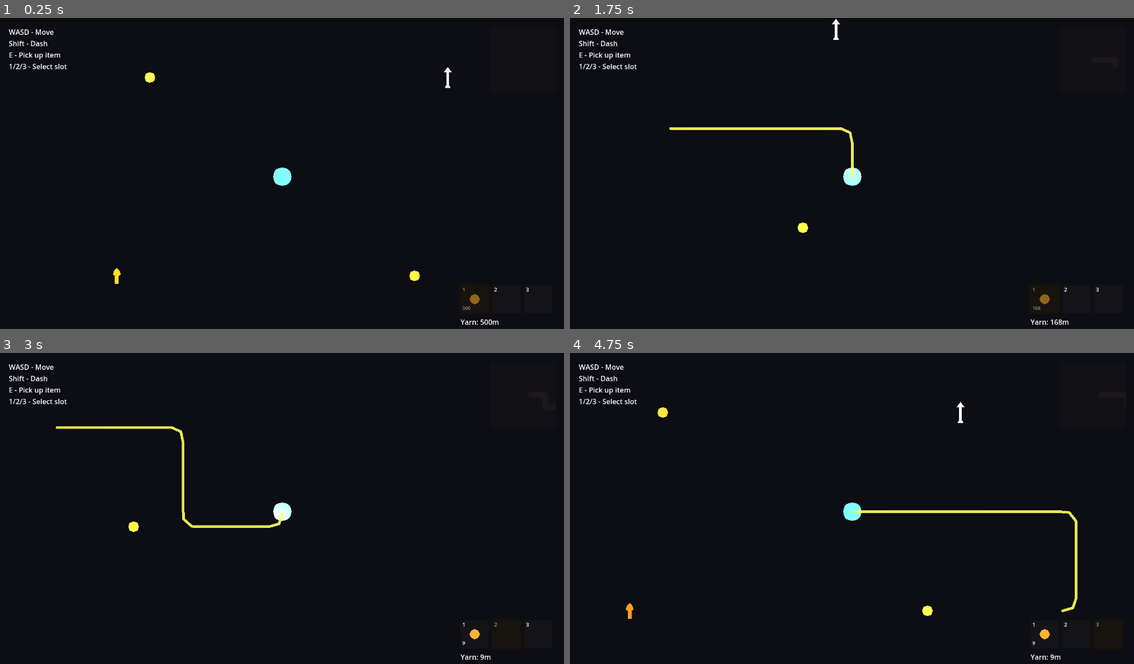
Above: before the commit, frames 1-4 (two rows, left to right).
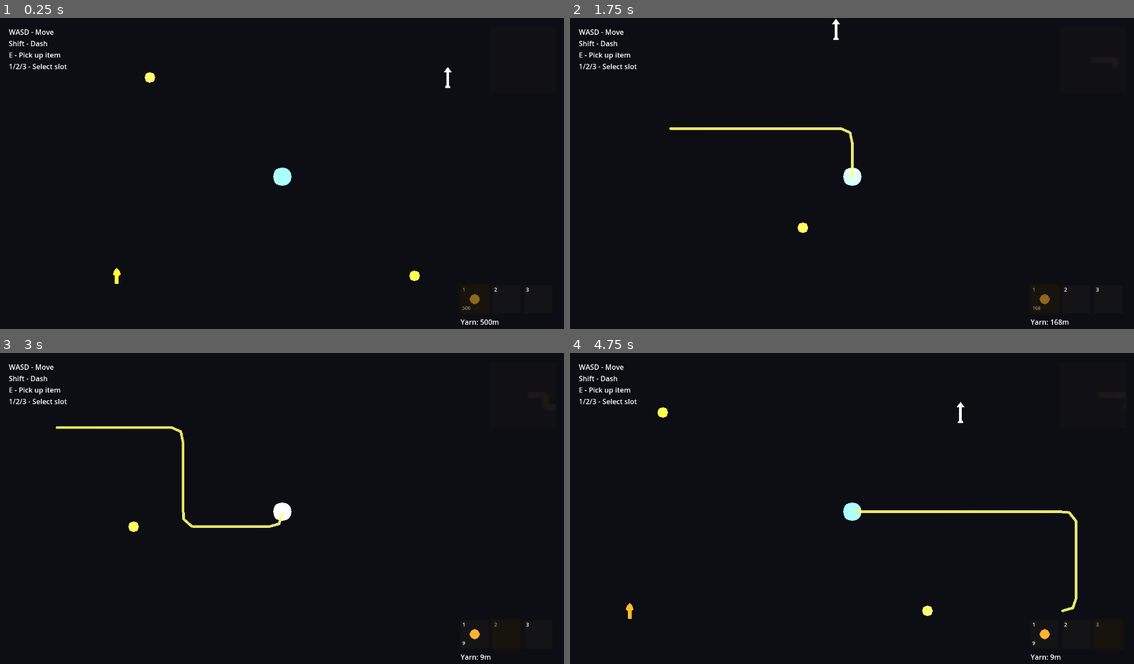
Above: after the commit, the same moments.

Repository: andye132/minos
Game: Godot game, scene res://scenes/main.tscn
Same seed, same stepped clock (60 frames per second), same inputs: the game is played once before the commit and once after it.
Inputs:
- Up to frame 1 (0.25 s): no input
- Up to frame 2 (1.75 s): tap Enter at 0.5 s; hold D (move_right) 0.53-1.28 s; tap Shift (dash) at 0.6 s; hold S (move_down) from 1.28 s (still down); tap E (interact) at 1.35 s
- Up to frame 3 (3 s): release S (move_down) at 2.03 s; hold D (move_right) 2.03-2.78 s; tap 1 (slot_1) at 2.1 s; hold W (move_up) from 2.78 s (still down); tap 2 (slot_2) at 2.85 s
- Up to frame 4 (4.75 s): release W (move_up) at 3.53 s; hold A (move_left) from 3.53 s (still down); tap 3 (slot_3) at 3.6 s; tap Shift (dash) at 4.35 s

The runs differ from the first frame. In frame 1, 0.2% of the frame differs, in the area x 20-52%, y 17-86%; in frame 2, 0.1%; in frame 3, less than 0.1%; in frame 4, 0.6%, in the area x 9-90%, y 48-86%.

Commit message:
Light rays n this is to pull bette

Diff:
--- a/scenes/player.tscn
+++ b/scenes/player.tscn
@@ -1,17 +1,26 @@
-[gd_scene load_steps=3 format=3 uid="uid://player123"]
+[gd_scene load_steps=7 format=3 uid="uid://player123"]
 
-[ext_resource type="Script" path="res://scripts/player.gd" id="1_player"]
-[ext_resource type="Script" path="res://scripts/inventory.gd" id="2_inventory"]
+[ext_resource type="Script" uid="uid://bvixxpfba26ot" path="res://scripts/player.gd" id="1_player"]
+[ext_resource type="Script" uid="uid://swx1dn8cm5tt" path="res://scripts/inventory.gd" id="2_inventory"]
 
 [sub_resource type="CircleShape2D" id="CircleShape2D_player"]
 radius = 16.0
+
+[sub_resource type="Gradient" id="Gradient_g2els"]
+offsets = PackedFloat32Array(0.2, 0.21333334, 1)
+colors = PackedColorArray(0.9396552, 0.9396552, 0.9396552, 1, 1, 1, 1, 1, 0, 0, 0, 1)
+
+[sub_resource type="GradientTexture2D" id="GradientTexture2D_qhqgy"]
+gradient = SubResource("Gradient_g2els")
+fill = 1
+fill_from = Vector2(0.5, 0.4906542)
+fill_to = Vector2(0.5, 0)
 
 [sub_resource type="CircleShape2D" id="CircleShape2D_pickup"]
 radius = 40.0
 
 [node name="Player" type="CharacterBody2D"]
 z_index = 5
-collision_layer = 1
 collision_mask = 2
 script = ExtResource("1_player")
 
@@ -24,14 +33,17 @@
 
 [node name="Flashlight" type="PointLight2D" parent="."]
 color = Color(1, 0.95, 0.85, 1)
-energy = 1.2
+energy = 2.29
 shadow_enabled = true
 shadow_color = Color(0, 0, 0, 0.8)
+shadow_filter = 2
+texture = SubResource("GradientTexture2D_qhqgy")
 texture_scale = 2.5
 
 [node name="AmbientLight" type="PointLight2D" parent="."]
 color = Color(0.6, 0.7, 1, 1)
 energy = 0.25
+texture = SubResource("GradientTexture2D_qhqgy")
 texture_scale = 0.8
 
 [node name="DashTimer" type="Timer" parent="."]
